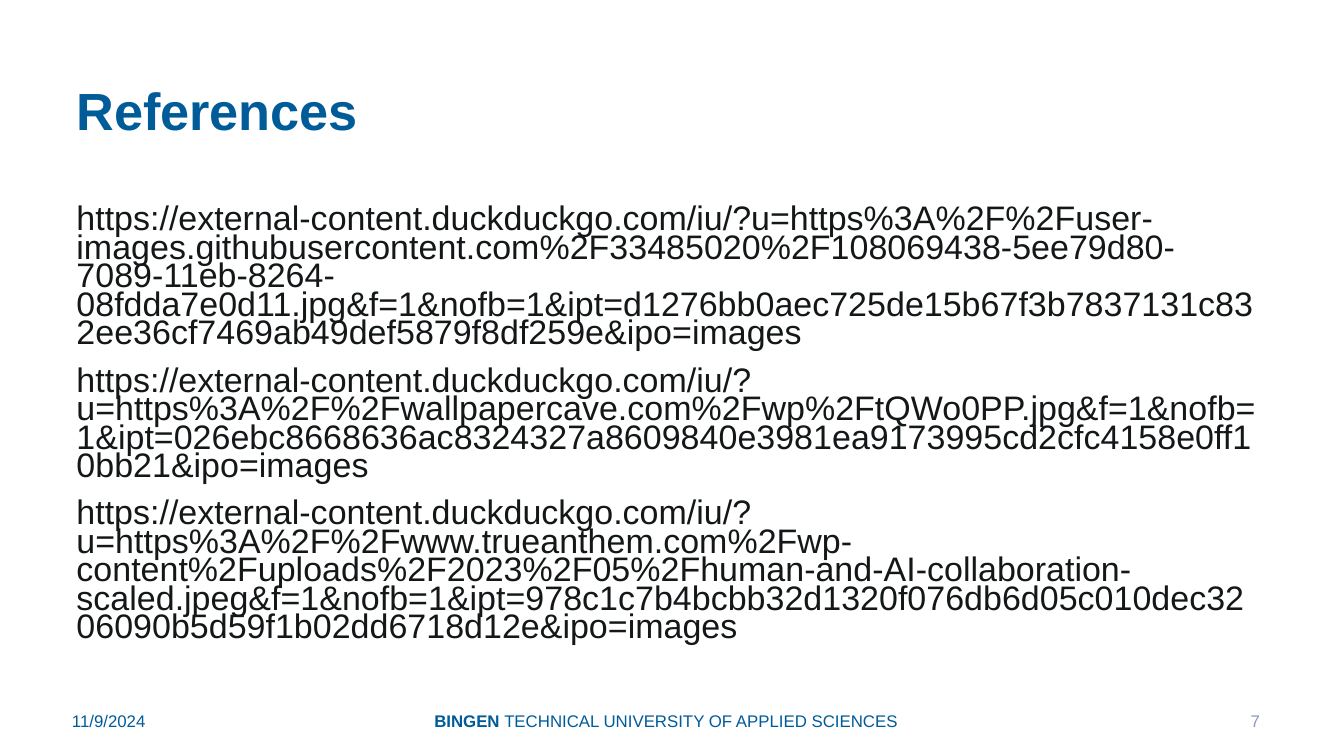
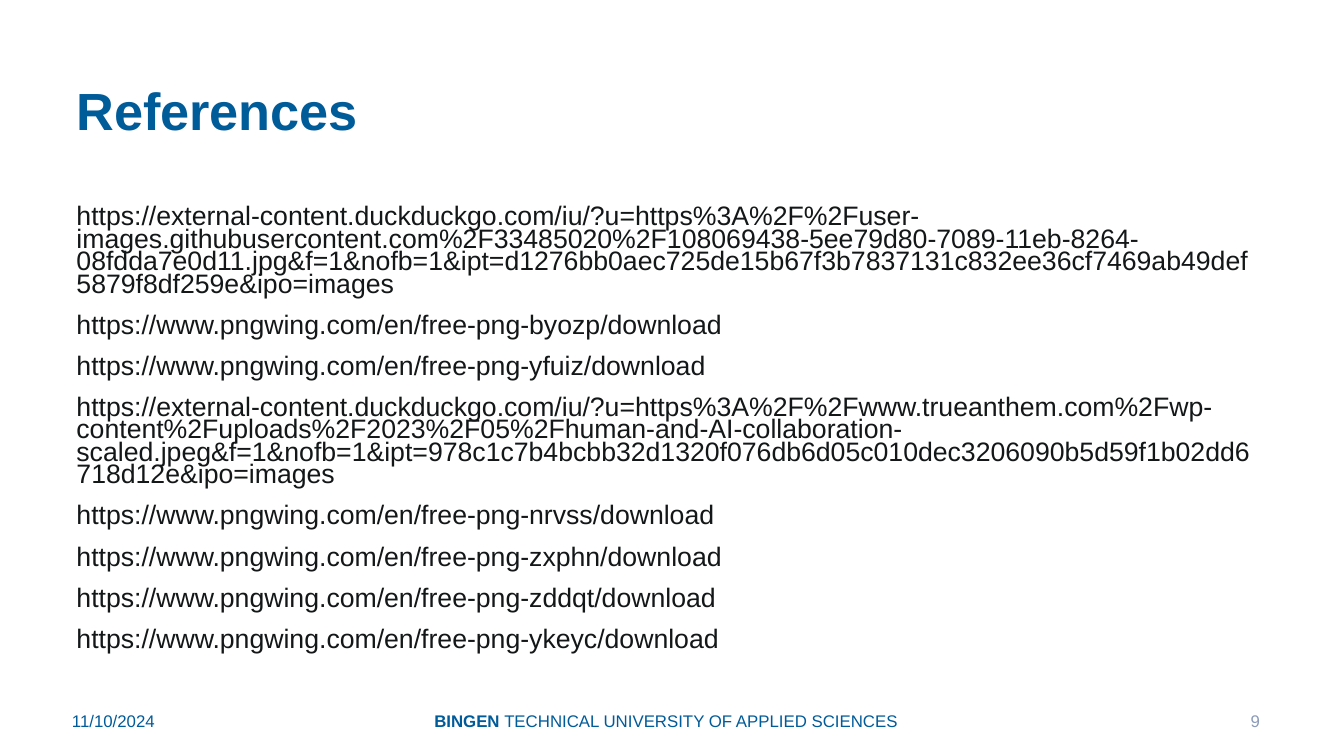
Before and after one commit to Padinator/Watch-Tip, a slide deck: slide 9 of slides-decks/pitch-presentation.pptx (slide 7 before the commit). Drawn at 1344x756 pixels with LibreOffice and Linux fonts; fonts in the diff are those of the drawing; background and template pictures are left out. Boxes give left, top, right and bottom in pixels: in the first picture for what was removed or moved away, otherwise in the second. Text is boxed around its words. In the diff, an @@ line names an element or a change of style, - is before the commit and + after.

```diff
--- a/slides-decks/pitch-presentation.pptx
+++ b/slides-decks/pitch-presentation.pptx
@@ text at bbox=[76, 205, 1249, 489]: size 18.2 to 14.3 pt in "https://external-content.duckduckgo.com/iu/?u=https%3A%2F%2F ...", "https://external-content.duckduckgo.com/iu/?u=https%3A%2F%2F ..." @@
@@ text at bbox=[76, 314, 721, 380]: text changed; size 18.2 to 14.3 pt @@
-https://external-content.duckduckgo.com/iu/?u=https%3A%2F%2Fwallpapercave.com%2Fwp%2FtQWo0PP.jpg&f=1&nofb=1&ipt=026ebc8668636ac8324327a8609840e3981ea9173995cd2cfc4158e0ff10bb21&ipo=images
+https://www.pngwing.com/en/free-png-byozp/download
+https://www.pngwing.com/en/free-png-yfuiz/download
@@ text at bbox=[76, 504, 721, 653]: paragraphs added @@
+https://www.pngwing.com/en/free-png-nrvss/download
+https://www.pngwing.com/en/free-png-zxphn/download
+https://www.pngwing.com/en/free-png-zddqt/download
+https://www.pngwing.com/en/free-png-ykeyc/download
@@ text at bbox=[72, 714, 155, 727]: text changed @@
-11/9/2024
+11/10/2024
@@ page number at bbox=[1251, 715, 1260, 727]: text changed @@
-7
+9
```
Also in this commit, not shown: 6 other slides changed, 2 slides added, 1 other file.
